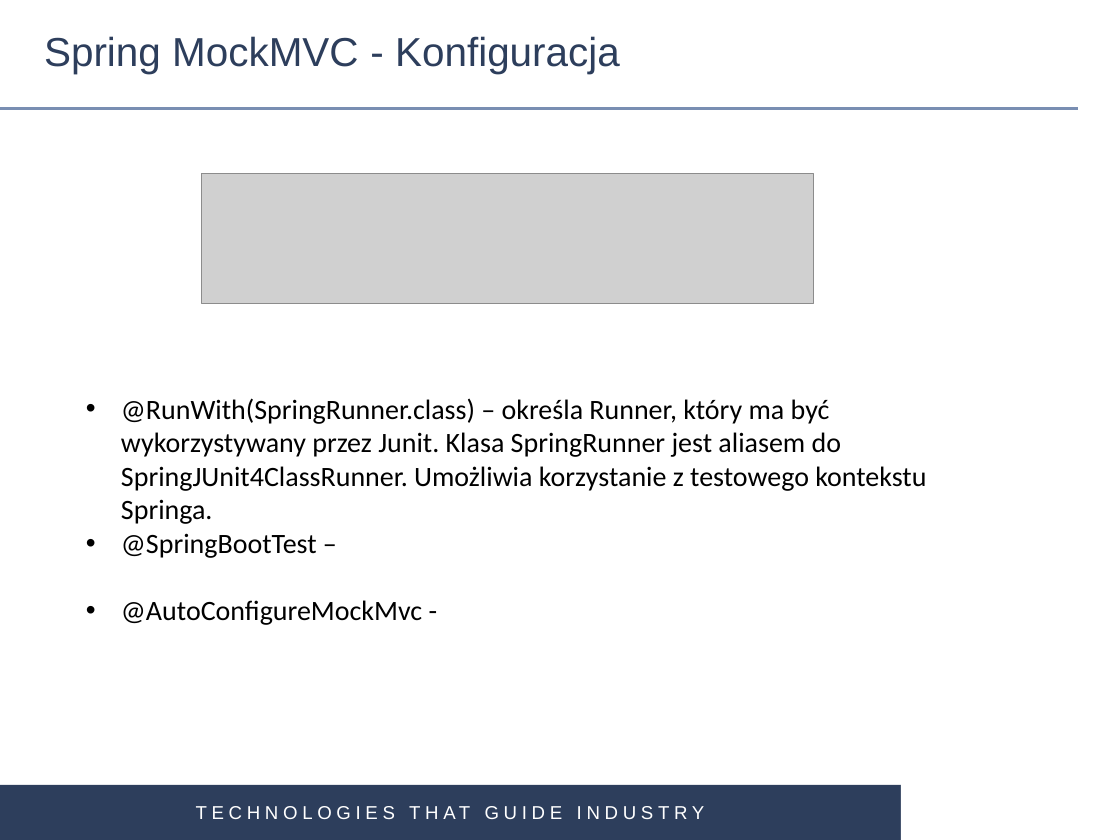
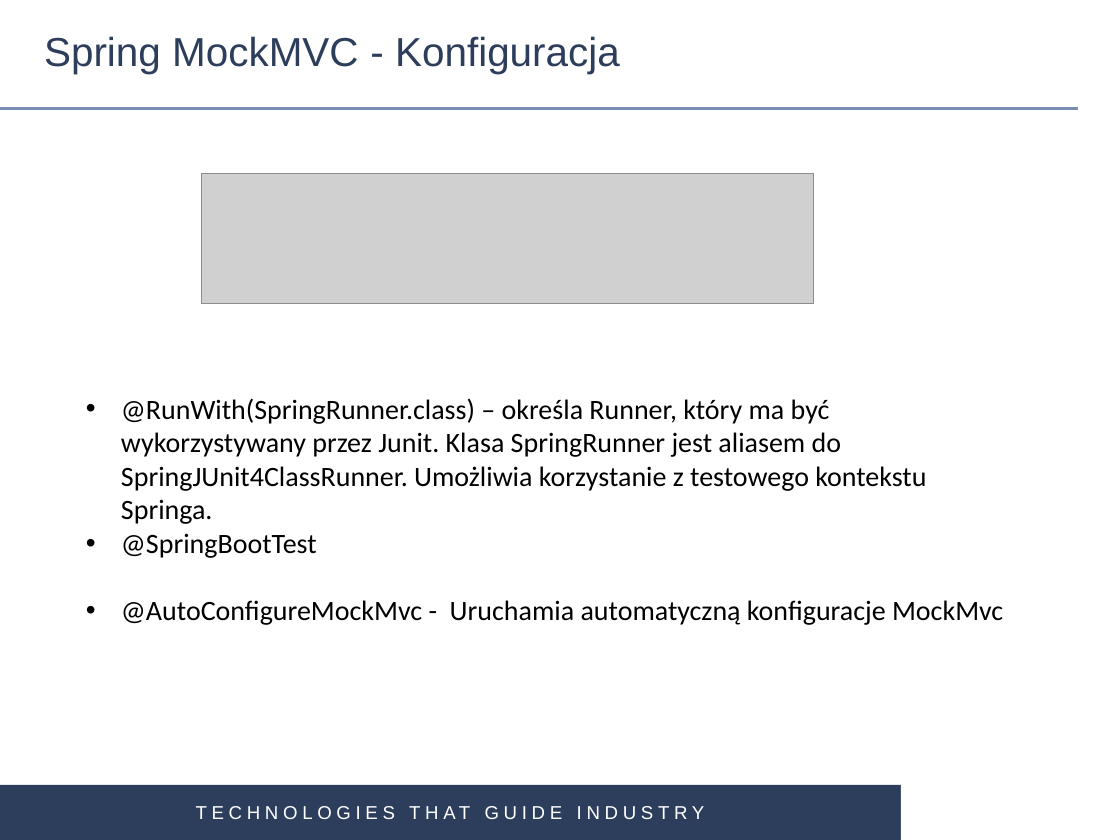
Before and after one commit to gardian91/SPRING_MVC-PSK, a slide deck: slide 17 of Spring MVC.pptx (slide 16 before the commit). Drawn at 1120x840 pixels with LibreOffice and Linux fonts; fonts in the diff are those of the drawing; grey boxes stand for pictures; background and template pictures are left out. Boxes give left, top, right and bottom in pixels: in the first picture for what was removed or moved away, otherwise in the second. Text is boxed around its words. In the diff, an @@ line names an element or a change of style, - is before the commit and + after.

```diff
--- a/Spring MVC.pptx
+++ b/Spring MVC.pptx
@@ text at bbox=[121, 533, 1003, 625]: text changed @@
-• @SpringBootTest –
-• @AutoConfigureMockMvc -
+• @SpringBootTest
+• @AutoConfigureMockMvc - Uruchamia automatyczną konfiguracje MockMvc
```
Also in this commit, not shown: 2 slides added, 15 other files.
